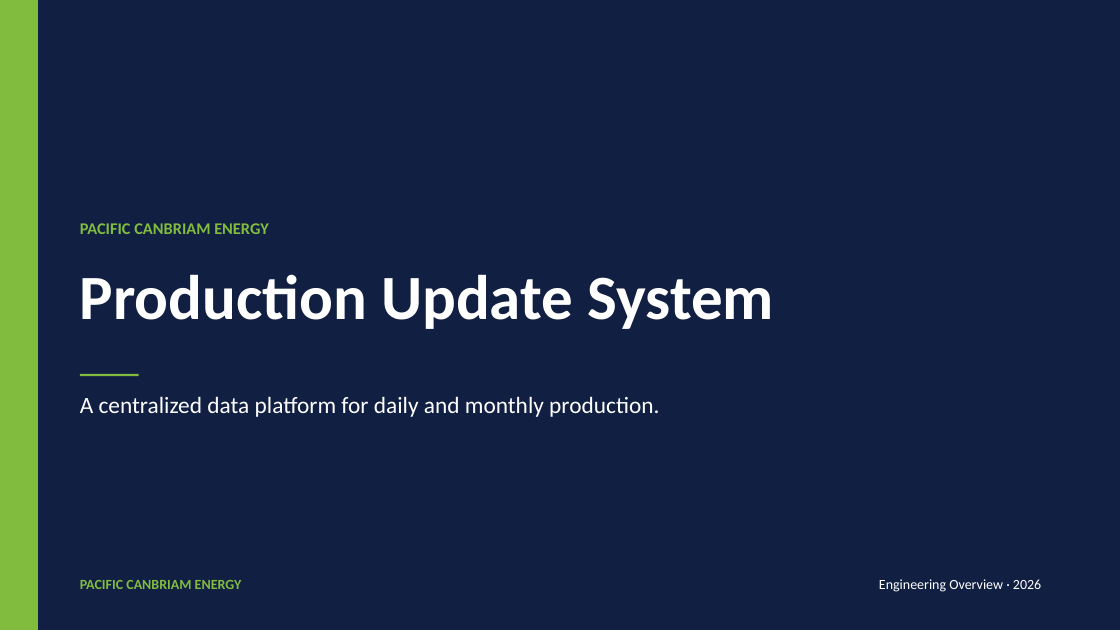
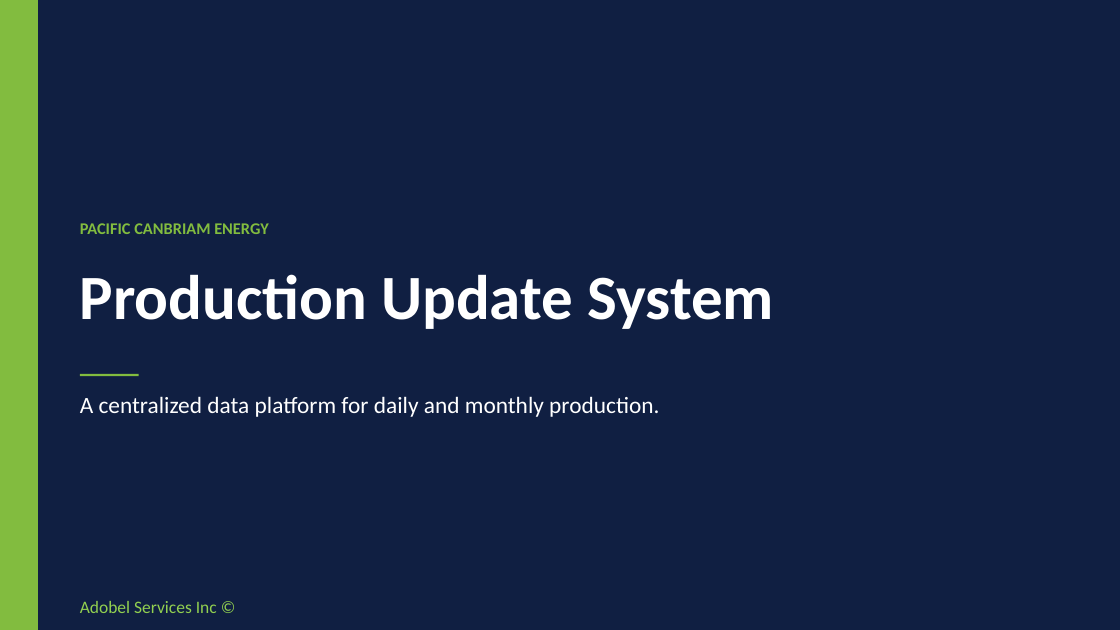
Before and after one commit to IfeanyiAyadiuno/ETL_Load, a slide deck: slide 1 of docs/Production_Update_Presentation.pptx. Drawn at 1120x630 pixels with LibreOffice and Linux fonts; fonts in the diff are those of the drawing. Boxes give left, top, right and bottom in pixels: in the first picture for what was removed or moved away, otherwise in the second. Text is boxed around its words. In the diff, an @@ line names an element or a change of style, - is before the commit and + after.

```diff
--- a/docs/Production_Update_Presentation.pptx
+++ b/docs/Production_Update_Presentation.pptx
@@ text removed at [80, 580, 242, 589] @@
-PACIFIC CANBRIAM ENERGY
@@ text removed at [879, 579, 1041, 592] @@
-Engineering Overview · 2026
@@ text added at [80, 601, 217, 613], 15 pt, text #92D050 @@
+Adobel Services Inc ©
```
Also in this commit, not shown: 10 other slides changed, 1 slide added, 1 slide removed, 3 other files.
